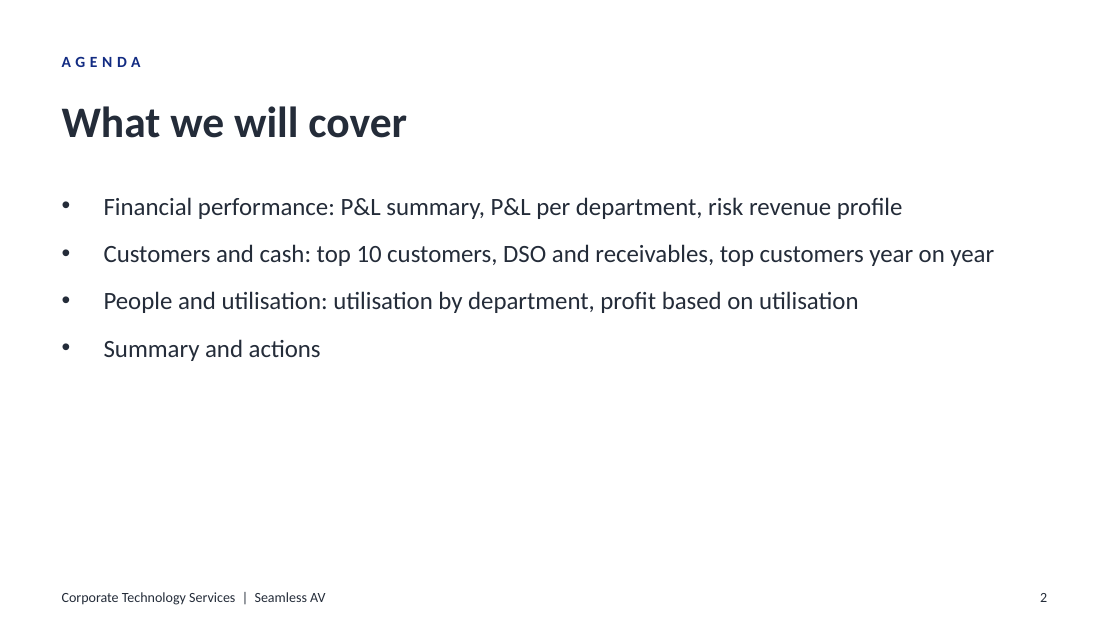
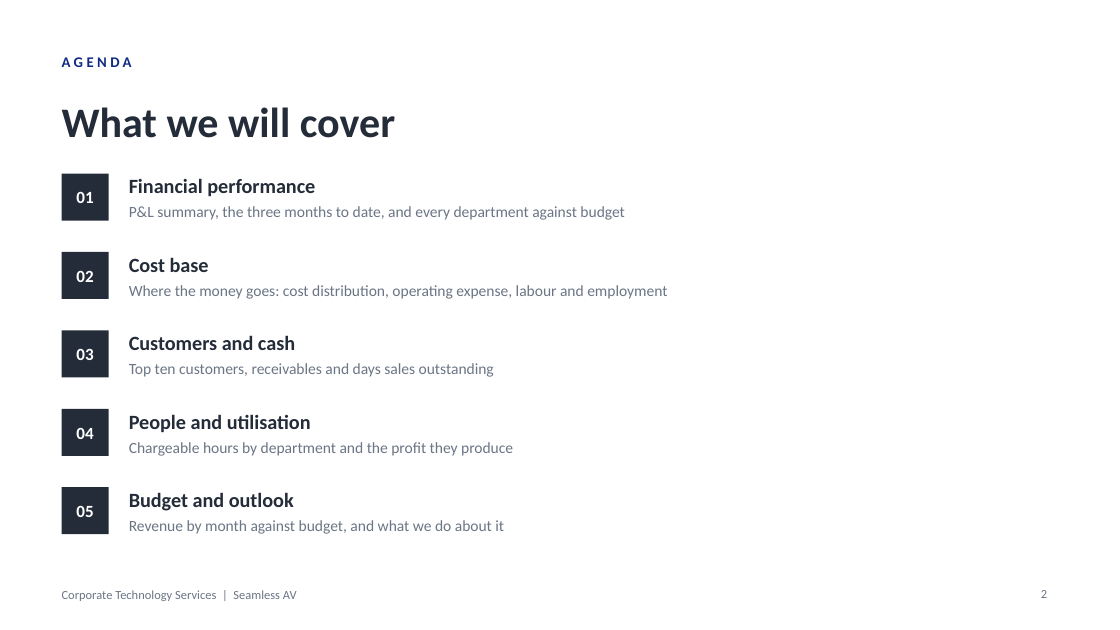
Before and after one commit to WesleyNelson-O33/Claude, a slide deck: slide 2 of deck/CTS Monthly Business Review - September 2026.pptx. Drawn at 1120x630 pixels with LibreOffice and Linux fonts; fonts in the diff are those of the drawing; background and template pictures are left out. Boxes give left, top, right and bottom in pixels: in the first picture for what was removed or moved away, otherwise in the second. Text is boxed around its words. In the diff, an @@ line names an element or a change of style, - is before the commit and + after.

```diff
--- a/deck/CTS Monthly Business Review - September 2026.pptx
+++ b/deck/CTS Monthly Business Review - September 2026.pptx
@@ text "AGENDA" at box(62, 57, 132, 67): size 10 to 9.5 pt, letter spacing 3 to 2.2 pt; less space between paragraphs @@
@@ text "What we will cover" at box(62, 107, 395, 138): size 28 to 27 pt @@
@@ rectangle added at box(62, 174, 109, 221), fill #242C39 @@
@@ text added at box(129, 178, 315, 196), 13 pt, text #242C39, bold @@
+Financial performance
@@ text added at box(76, 191, 93, 203), 11 pt, text #FFFFFF, bold @@
+01
@@ text removed at box(104, 197, 994, 361) @@
-• Financial performance: P&L summary, P&L per department, risk revenue profile
-• Customers and cash: top 10 customers, DSO and receivables, top customers year on year
-• People and utilisation: utilisation by department, profit based on utilisation
-• Summary and actions
@@ text added at box(129, 206, 624, 220), 10 pt, text #6B7585 @@
+P&L summary, the three months to date, and every department against budget
@@ rectangle added at box(62, 252, 109, 299), fill #242C39 @@
@@ text added at box(129, 257, 209, 272), 13 pt, text #242C39, bold @@
+Cost base
@@ text added at box(76, 270, 93, 282), 11 pt, text #FFFFFF, bold @@
+02
@@ text added at box(129, 285, 667, 299), 10 pt, text #6B7585 @@
+Where the money goes: cost distribution, operating expense, labour and employment
@@ rectangle added at box(62, 330, 109, 377), fill #242C39 @@
@@ text added at box(76, 348, 93, 360), 11 pt, text #FFFFFF, bold @@
+03
@@ text added at box(129, 335, 295, 350), 13 pt, text #242C39, bold @@
+Customers and cash
@@ text added at box(129, 363, 494, 377), 10 pt, text #6B7585 @@
+Top ten customers, receivables and days sales outstanding
@@ rectangle added at box(62, 409, 109, 456), fill #242C39 @@
@@ text added at box(129, 414, 311, 432), 13 pt, text #242C39, bold @@
+People and utilisation
@@ text added at box(76, 427, 93, 439), 11 pt, text #FFFFFF, bold @@
+04
@@ text added at box(129, 442, 513, 456), 10 pt, text #6B7585 @@
+Chargeable hours by department and the profit they produce
@@ rectangle added at box(62, 487, 109, 534), fill #242C39 @@
@@ text added at box(76, 505, 93, 517), 11 pt, text #FFFFFF, bold @@
+05
@@ text added at box(129, 492, 294, 511), 13 pt, text #242C39, bold @@
+Budget and outlook
@@ text added at box(129, 520, 504, 534), 10 pt, text #6B7585 @@
+Revenue by month against budget, and what we do about it
@@ text "Corporate Technology Services | Seamless ..." at box(62, 590, 297, 601): size 9 to 8 pt, text colour #242C39 to #6B7585 @@
@@ page number at box(1041, 590, 1047, 598): size 9 to 8 pt, text colour #242C39 to #6B7585 @@
```
Also in this commit, not shown: 13 other slides changed, 11 slides added, 4 slides removed, 11 other files.
